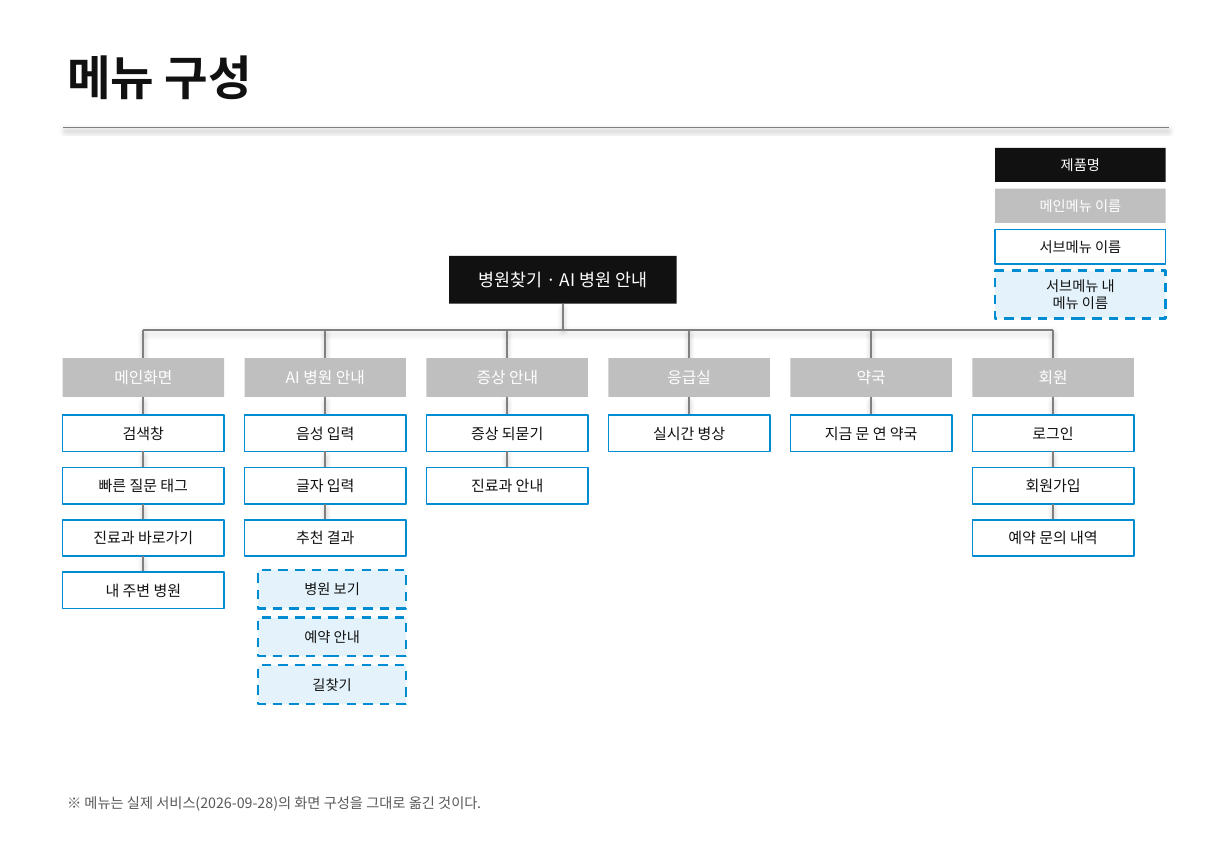
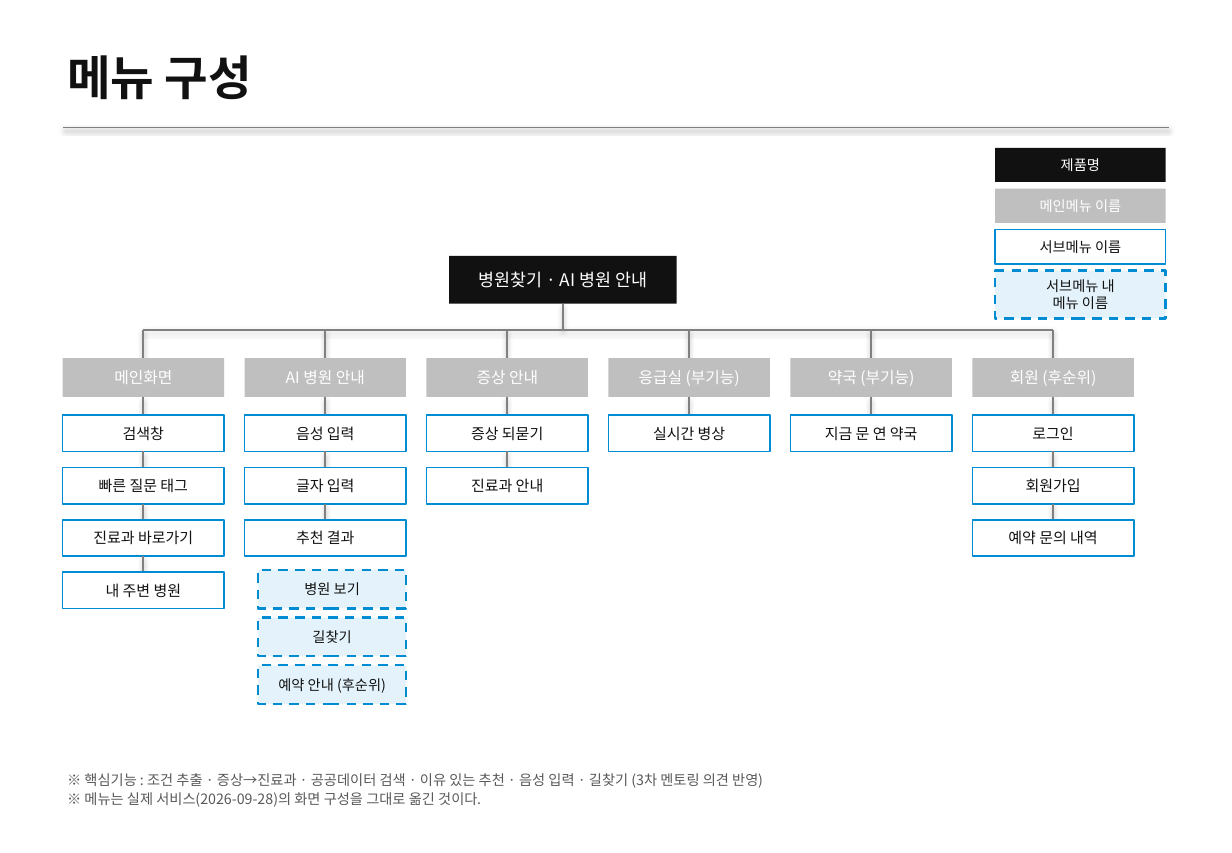
Before and after one commit to lee020304/goodoc-demo, a slide deck: slide 3 of screen/화면설계서_독수리5형제.pptx. Drawn at 1232x853 pixels with LibreOffice and Linux fonts; fonts in the diff are those of the drawing. Boxes give left, top, right and bottom in pixels: in the first picture for what was removed or moved away, otherwise in the second. Text is boxed around its words. In the diff, an @@ line names an element or a change of style, - is before the commit and + after.

```diff
--- a/screen/화면설계서_독수리5형제.pptx
+++ b/screen/화면설계서_독수리5형제.pptx
@@ text in rectangle at box(639, 370, 740, 386): text changed @@
-응급실
+응급실 (부기능)
@@ text in rectangle at box(828, 370, 914, 386): text changed @@
-약국
+약국 (부기능)
@@ text in rectangle at box(1010, 370, 1096, 386): text changed @@
-회원
+회원 (후순위)
@@ rectangle "길찾기": place and size @@
-rectangle "길찾기" at box(258, 665, 406, 704)
+rectangle "길찾기" at box(258, 618, 406, 656)
@@ rectangle "예약 안내 (후순위)": place and size @@
-rectangle "예약 안내 (후순위)" at box(258, 618, 406, 656)
+rectangle "예약 안내 (후순위)" at box(258, 665, 406, 704)
@@ text in rectangle at box(278, 678, 386, 693): text changed @@
-예약 안내
+예약 안내 (후순위)
@@ text "※ 핵심기능 : 조건 추출 ...": place and size @@
-text "※ 핵심기능 : 조건 추출 ..." at box(84, 796, 481, 811)
+text "※ 핵심기능 : 조건 추출 ..." at box(84, 773, 763, 807)
@@ text at box(84, 773, 763, 788): paragraph added @@
+※ 핵심기능 : 조건 추출 · 증상→진료과 · 공공데이터 검색 · 이유 있는 추천 · 음성 입력 · 길찾기 (3차 멘토링 의견 반영)
```
Also in this commit, not shown: 12 other slides changed, 29 other files.
